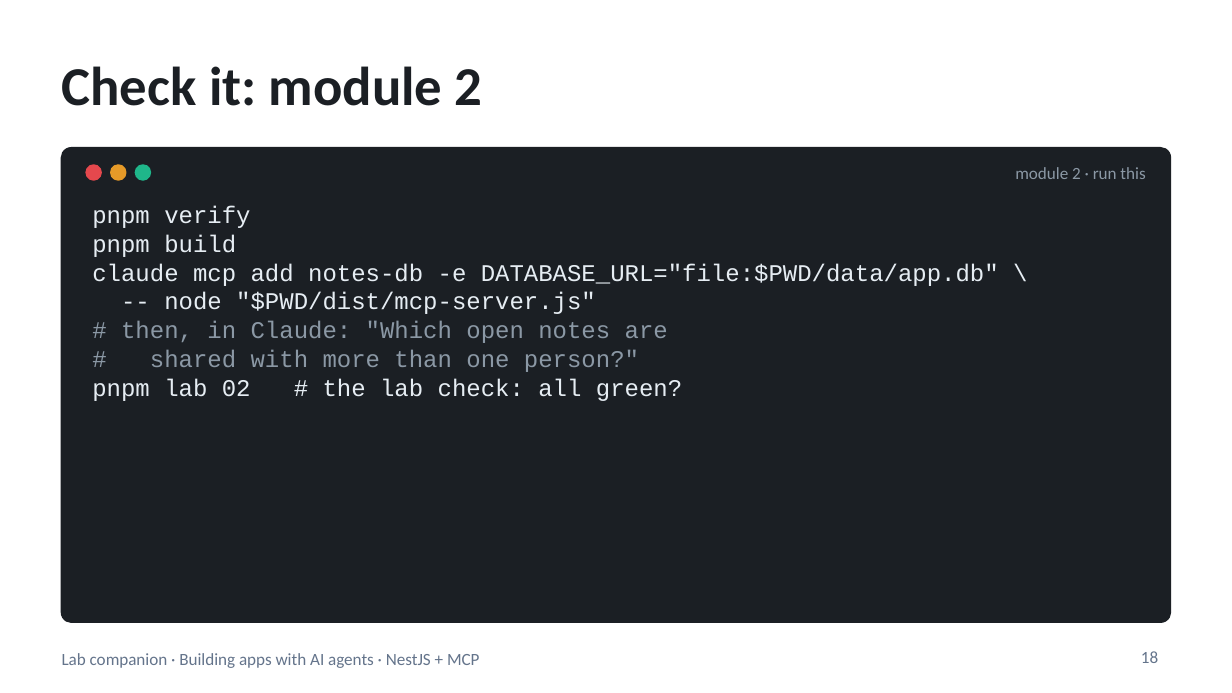
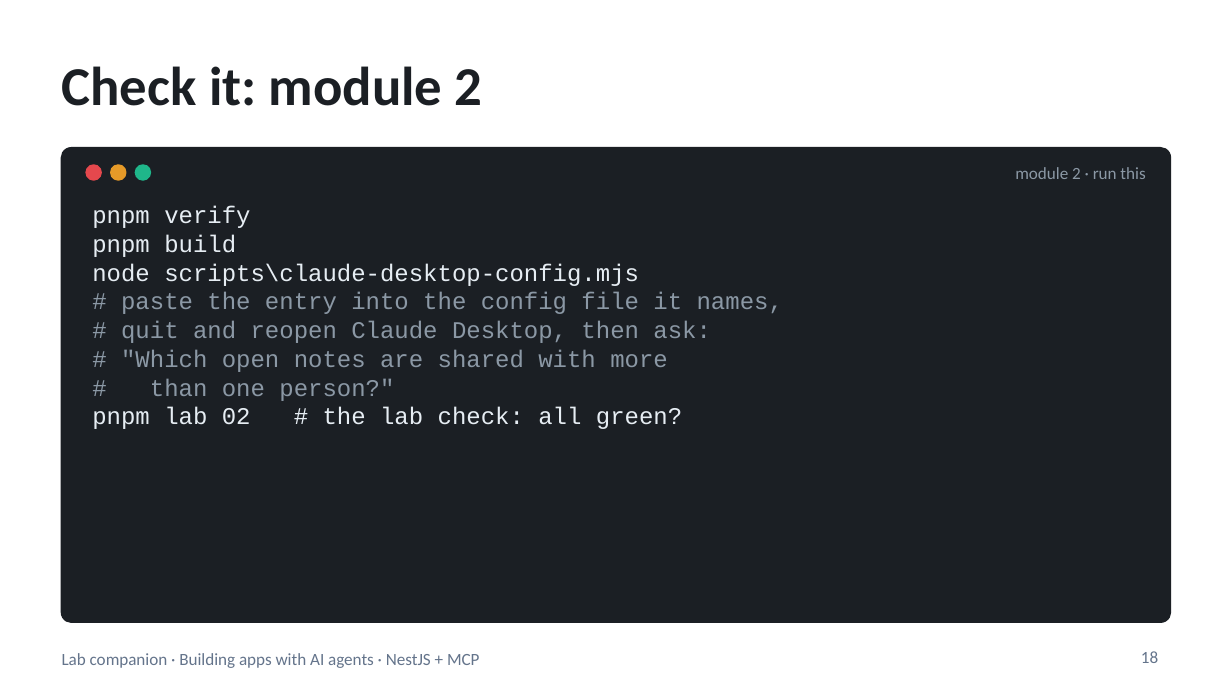
Before and after one commit to blazaga/ai-training-modules, a slide deck: slide 18 of docs/ai-agent-training/slides/lab-companion.pptx. Drawn at 1232x693 pixels with LibreOffice and Linux fonts; fonts in the diff are those of the drawing. Boxes give left, top, right and bottom in pixels: in the first picture for what was removed or moved away, otherwise in the second. Text is boxed around its words. In the diff, an @@ line names an element or a change of style, - is before the commit and + after.

```diff
--- a/docs/ai-agent-training/slides/lab-companion.pptx
+++ b/docs/ai-agent-training/slides/lab-companion.pptx
@@ text at (x1=92, y1=263, x2=783, y2=401): text changed; text colour #E6EDF3 to #8B98A5 @@
-claude mcp add notes-db -e DATABASE_URL="file:$PWD/data/app.db" \
--- node "$PWD/dist/mcp-server.js"
-# then, in Claude: "Which open notes are
-# shared with more than one person?"
+node scripts\claude-desktop-config.mjs
+# paste the entry into the config file it names,
+# quit and reopen Claude Desktop, then ask:
+# "Which open notes are shared with more
+# than one person?"
```
Also in this commit, not shown: 7 other slides changed, 21 other files.
